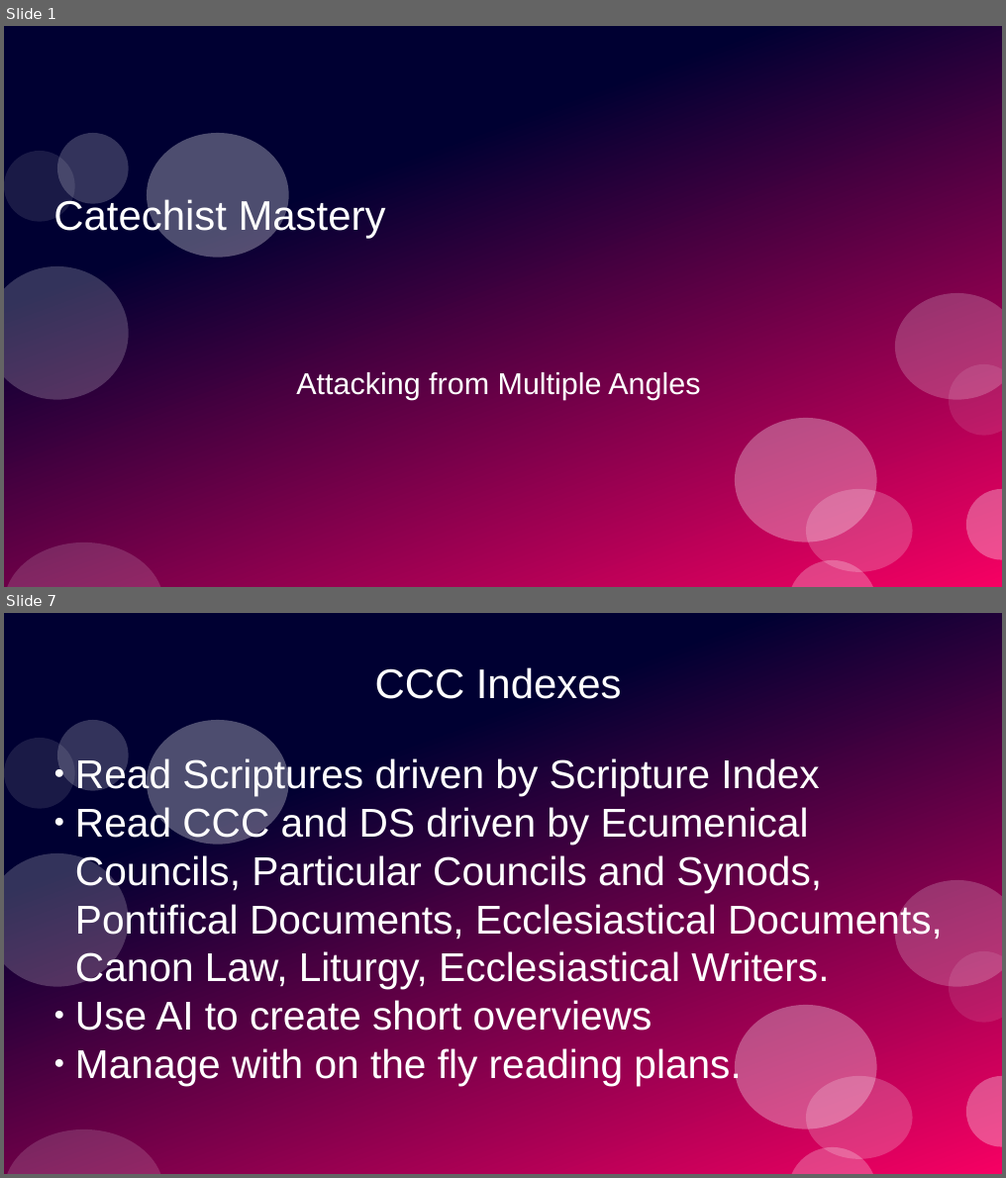
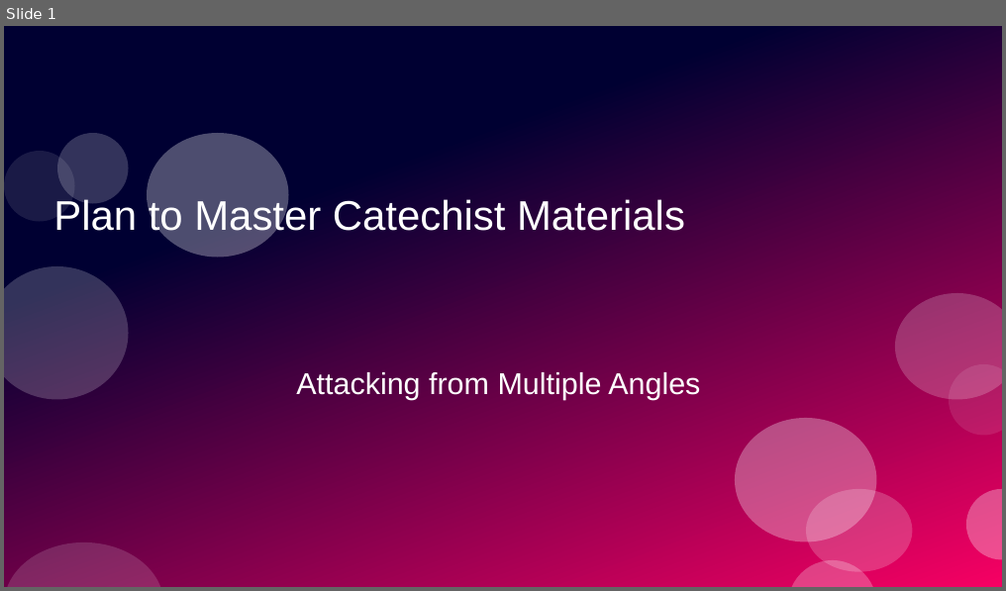
Before and after one commit to stevemac321/Catechist, a slide deck: Mastery.pptx. Shown one above the other, each under a label of ours: slides 1 and 7 before the commit, slide 1 after it; the slides between them are not shown. The pictures are 1006x1178 and 1006x591 pixels, drawn with LibreOffice and Linux fonts; fonts in the diff are those of the drawing. Boxes give left, top, right and bottom in pixels: in the first picture for what was removed or moved away, otherwise in the second. Text is boxed around its words. In the diff, an @@ line names an element or a change of style, - is before the commit and + after.

```diff
--- a/Mastery.pptx
+++ b/Mastery.pptx
@@ slide 7 removed at [4,613,1002,1174], background #FFFFFF; not listed: 12 template elements that a slide beside it also shows @@
@@ title removed at [375,667,622,699] @@
-CCC Indexes
@@ subtitle removed at [75,757,943,1086] @@
-● Read Scriptures driven by Scripture Index
-● Read CCC and DS driven by Ecumenical Councils, Particular Councils and Synods, Pontifical Documents, Ecclesiastical Documents, Canon Law, Liturgy, Ecclesiastical Writers.
-● Use AI to create short overviews
-● Manage with on the fly reading plans.
@@ slide 1 changed as well @@
@@ title at [54,197,685,239]: text changed @@
-Catechist Mastery
+Plan to Master Catechist Materials
```
Also in this commit, not shown: 4 other slides changed, 3 slides added, 4 other slides removed, 1 other file.
